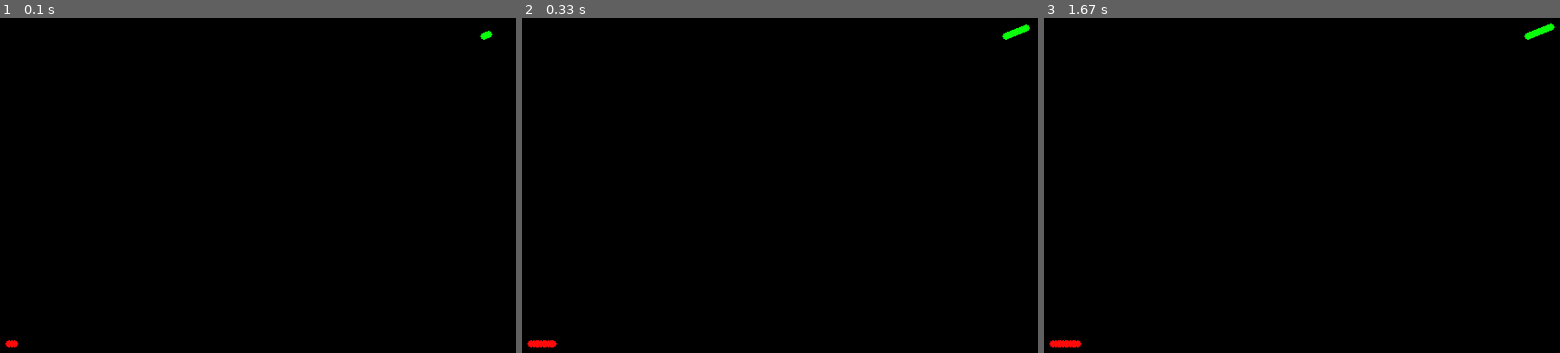
Above: before the commit, frames 1-3 (left to right).
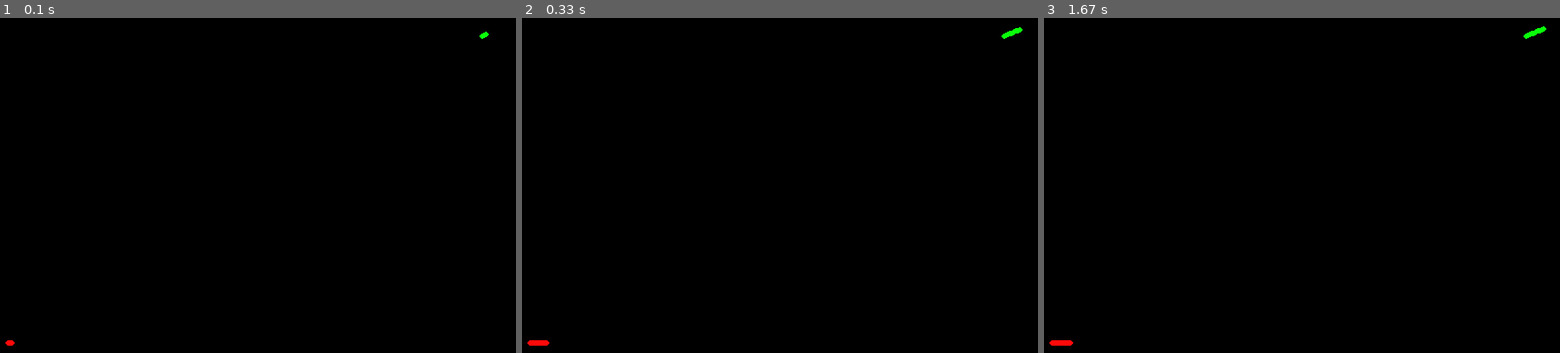
Above: after the commit, the same moments.

Repository: f-weissenbacher/achtung-die-python
Game: pygame game, started from achtung_die_kurve.py
Same seed, same stepped clock (60 frames per second), same inputs: the game is played once before the commit and once after it.
Inputs:
- Up to frame 1 (0.1 s): no input
- Up to frame 2 (0.33 s): no input
- Up to frame 3 (1.67 s): tap Esc at 0.33 s

The runs differ from the first frame. In frame 1, less than 0.1% of the frame differs, in the area x 1-96%, y 3-99%; in frame 2, 0.1%; in frame 3, 0.1%, in the area x 1-99%, y 1-99%.

Commit message:
implemented holes

Diff:
--- a/achtung_die_kurve.py
+++ b/achtung_die_kurve.py
@@ -18,12 +18,27 @@
 
 
 class Player(pygame.sprite.Sprite):
-    def __init__(self, idx=1, init_pos=(0.,0.), init_angle=0.0, speed=100.0, color=(255,10,10),
-                 steer_left_key=pygame.K_LEFT, steer_right_key=pygame.K_DOWN):
+    def __init__(self, idx=1, init_pos=(0.,0.), init_angle=0.0, dist_per_tick=5.0, color=(255,10,10),
+                 steer_left_key=pygame.K_LEFT, steer_right_key=pygame.K_DOWN,
+                 hole_width=3.0, startblock_length=100., min_dist_between_holes=200., max_dist_between_holes=800.):
+        """
+
+        Args:
+            idx:
+            init_pos:
+            init_angle:
+            dist_per_tick:
+            color:
+            steer_left_key:
+            steer_right_key:
+            hole_width: width of trail holes in multiples of player diameter
+        """
+
         super(Player, self).__init__()
         self.idx = idx
         self.pos = np.asarray(init_pos, dtype=float) # x-position in game world (pixel coordinates)
-        self.speed = speed # distance travelled per game second
+        self.dist_per_tick = dist_per_tick
+        self.dist_travelled = 0.0 # total distance travelled
         self.angle = init_angle # angle of velocity vector
         self.steer_left_key = steer_left_key
         self.steer_right_key = steer_right_key
@@ -31,19 +46,32 @@
         #self.score = 0 # Number of points earned by staying alive
 
         # Setup sprite == filled circle
-        self.radius = 4
+        self.radius = 3
         self.surf = pygame.Surface((2*self.radius,2*self.radius))
         pygame.draw.circle(self.surf, color, (self.radius,self.radius), self.radius, 0)
         self.surf.set_colorkey((0,0,0), RLEACCEL) # set transparent color
         self.rect = self.surf.get_rect(center=self.pos)
-        self.history = [self.pos.copy()]
+        self.trail = [self.pos.copy()] # Trail behind player
+
+        # Hole settings
+        self.hole_width = 2 * self.radius * hole_width # hole width in game units (px)
+        #self.active_hole = False # If true, player does currently draw a "hole" as trail
+        self.size_of_active_hole = 0.0
+        self.startblock_length = startblock_length # number of ticks after the start no holes can be activated
+        self.min_dist_between_holes = min_dist_between_holes
+        self.max_dist_between_holes = max_dist_between_holes
+        self.dist_to_next_hole = self._roll_dist_to_next_hole()
 
     def __eq__(self, other):
         return self.idx == other.idx
 
     @property
     def vel_vec(self):
-        return self.speed * np.asarray([cos(self.angle), sin(self.angle)])
+        return self.dist_per_tick * np.asarray([cos(self.angle), sin(self.angle)])
+
+    @property
+    def active_hole(self):
+        return self.dist_to_next_hole <= 0.0
 
     def apply_steering(self, pressed_keys, dphi:float):
         if pressed_keys[self.steer_left_key]:
@@ -53,26 +81,47 @@
             logging.debug("steering to the right")
             self.angle += dphi
 
-    # let player move for dt seconds
-    def move(self, dt):
-        dpos = self.vel_vec * dt # change in position
+    def _roll_dist_to_next_hole(self):
+        if self.dist_travelled < self.startblock_length:
+            dist = self.startblock_length + self.max_dist_between_holes * random.random()
+        else:
+            width = self.max_dist_between_holes - self.min_dist_between_holes
+            dist = self.min_dist_between_holes + width * random.random()
+
+        logging.debug(f"Next hole for Player {self.idx} in {int(dist/self.dist_per_tick)} ticks")
+        return dist
+
+
+    # move player forward (distance travelled during 1 tick)
+    def move(self):
+        dpos = self.vel_vec # change in position
         self.pos += dpos
+        self.dist_travelled += self.dist_per_tick
+        self.dist_to_next_hole -= self.dist_per_tick
         #self.rect.move_ip(dx, dy) # update sprite
         logging.debug(f"moving Player {self.idx} by {dpos} to {self.pos}")
-        self.history.append(self.pos.copy()) # save updated position in history
+        if self.active_hole:
+            logging.debug(f"active hole for Player {self.idx}")
+            self.trail.append(np.array([np.nan]*2))
+            if self.dist_to_next_hole < -self.hole_width:
+                # Hole ends with this tick, roll distance to next hole
+                self.dist_to_next_hole = self._roll_dist_to_next_hole()
+        else:
+            self.trail.append(self.pos.copy()) # save updated position in history
 
     def draw(self, surface):
         """ Draw on surface """
         # blit yourself at your current position
-        surface.blit(self.surf, self.pos)
-
-    def check_self_collision(self, dt_per_frame):
-        num_recent_frames_to_skip = int(ceil(5 * self.radius / (self.speed * dt_per_frame)))
+        if not self.active_hole:
+            surface.blit(self.surf, self.pos)
+
+    def check_self_collision(self):
+        num_recent_frames_to_skip = int(ceil(5 * self.radius / self.dist_per_tick))
         logging.debug(f"skipping {num_recent_frames_to_skip} newest frames")
-        if len(self.history) <= num_recent_frames_to_skip:
+        if len(self.trail) <= num_recent_frames_to_skip:
             return False
 
-        sq_dist = np.sum((np.asarray(self.history[:-num_recent_frames_to_skip]) - self.pos)**2, axis=1)
+        sq_dist = np.sum((np.asarray(self.trail[:-num_recent_frames_to_skip]) - self.pos) ** 2, axis=1)
         frame_collides = sq_dist < self.radius ** 2
         num_colliding_frames = np.sum(frame_collides)
         if num_colliding_frames > 0:
@@ -83,7 +132,7 @@
 
 
     def check_player_collision(self, other):
-        sq_dist = np.sum((np.asarray(other.history) - self.pos)**2, axis=1)
+        sq_dist = np.sum((np.asarray(other.trail) - self.pos) ** 2, axis=1)
         frame_collides = sq_dist < self.radius ** 2
         num_colliding_frames = np.sum(frame_collides)
         if num_colliding_frames > 0:
@@ -107,22 +156,26 @@
 
     player_colors = {1:(255,10,10), 2:(10,255,10)}
 
-    def __init__(self):
+    def __init__(self, target_fps=30, game_speed_factor=1.0):
         self.screen_width = 800
         self.screen_height = 600
-        self.player_speed = 0.1 * self.screen_width # pixels travelled per second
         self.min_turn_radius = 0.05 * self.screen_width # minimum turn radius in pixels
         self.spawn_safety_distance = 0.5 * self.min_turn_radius
         #self.min_turn_radius = 100  # minimum turn radius in pixels
+        self.player_speed = game_speed_factor * 0.075 * self.screen_width # pixels travelled per second of game time
         self.player_turn_rate = self.player_speed / self.min_turn_radius # turn rate (radians per second)
+
+        self.target_fps = target_fps
+        dt_per_tick = 1/self.target_fps
+        self.current_frame = -1 # game has not been started yet
+        self.dist_per_tick = self.player_speed * dt_per_tick # distance travelled by player during 1 tick
+        self.dphi_per_tick = self.player_turn_rate * dt_per_tick # maximum steering angle per frame
+        #logging.info(f"dphi_per_tick = {self.dphi_per_tick * 180/pi}")
+
         self.players = []
         self.active_players = []
         self.scoreboard = {idx:0 for idx in AchtungDieKurveGame.player_keys}
-        #self.winner = None
-        self.target_fps = 30
-        self.dt_per_frame = 1/self.target_fps
-        self.dphi_per_frame = self.player_turn_rate * self.dt_per_frame # maximum steering angle per frame
-        #logging.info(f"dphi_per_frame = {self.dphi_per_frame * 180/pi}")
+
         # Debug flags
         self.run_until_last_player_dies = True
 
@@ -166,7 +219,7 @@
         if color is None:
             color = self.player_colors[idx]
 
-        p = Player(idx=idx, init_pos=init_pos, speed=self.player_speed, init_angle=init_angle, color=color,
+        p = Player(idx=idx, init_pos=init_pos, dist_per_tick=self.dist_per_tick, init_angle=init_angle, color=color,
                    steer_left_key=self.player_keys[idx]['left'], steer_right_key=self.player_keys[idx]['right'])
 
         self.players.append(p)
@@ -182,6 +235,14 @@
 
         #self.update_scoreboard() # TODO: Create scoreboard display
 
+    # TODO: implement external tick control
+
+    #def tick(self):
+    #    """Advance game by one tick == frame"""
+    #
+    #    running = True
+    #
+    #    return running
 
     def run(self):
         # Initialize pygame
@@ -210,9 +271,9 @@
         # Variable to keep the main loop running
         running = True
         # Main loop
-        frame_num = 0
         while running:
-            logging.debug(f">==== Frame {frame_num:d} ===============")
+            self.current_frame += 1
+            logging.debug(f">==== Frame {self.current_frame:d} ===============")
             # Look at every event in the queue
             for event in pygame.event.get():
                 # Did the user hit a key?
@@ -233,9 +294,9 @@
 
             for p in self.active_players:
                 # Process player input
-                p.apply_steering(pressed_keys, self.dphi_per_frame)
+                p.apply_steering(pressed_keys, self.dphi_per_tick)
                 # Update player positions
-                p.move(self.dt_per_frame)
+                p.move()
                 # Draw player at its current position
                 p.draw(screen)
 
@@ -245,7 +306,7 @@
                     self.disable_player(p)
 
                 # Check self-collision
-                elif p.check_self_collision(self.dt_per_frame):
+                elif p.check_self_collision():
                     logging.info(f"Player {p.idx} collided with itself")
                     self.disable_player(p)
 
@@ -274,7 +335,6 @@
 
             # Ensure program maintains a rate of 30 frames per second
             clock.tick(self.target_fps)
-            frame_num += 1
 
         pygame.time.wait(1500)
 
